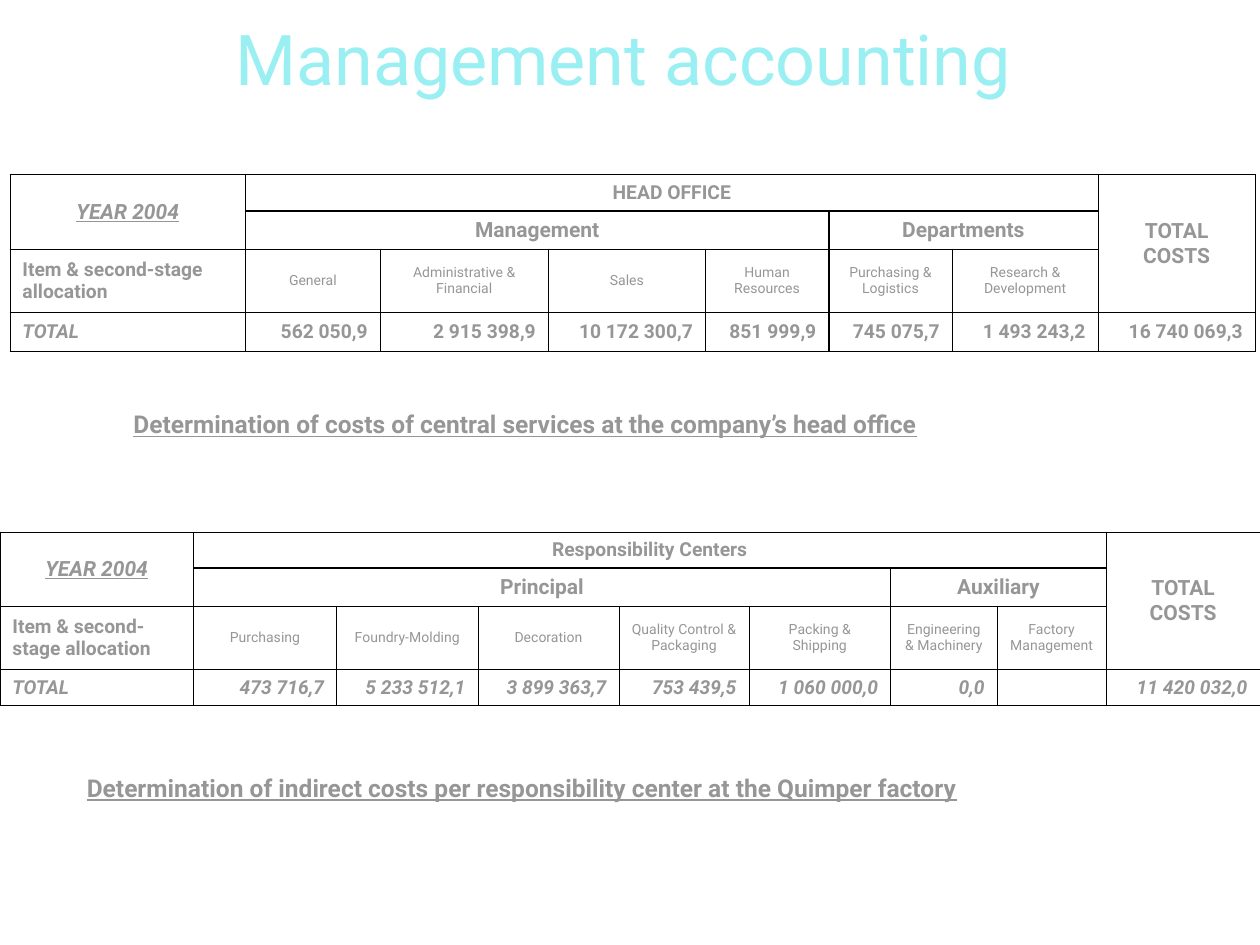
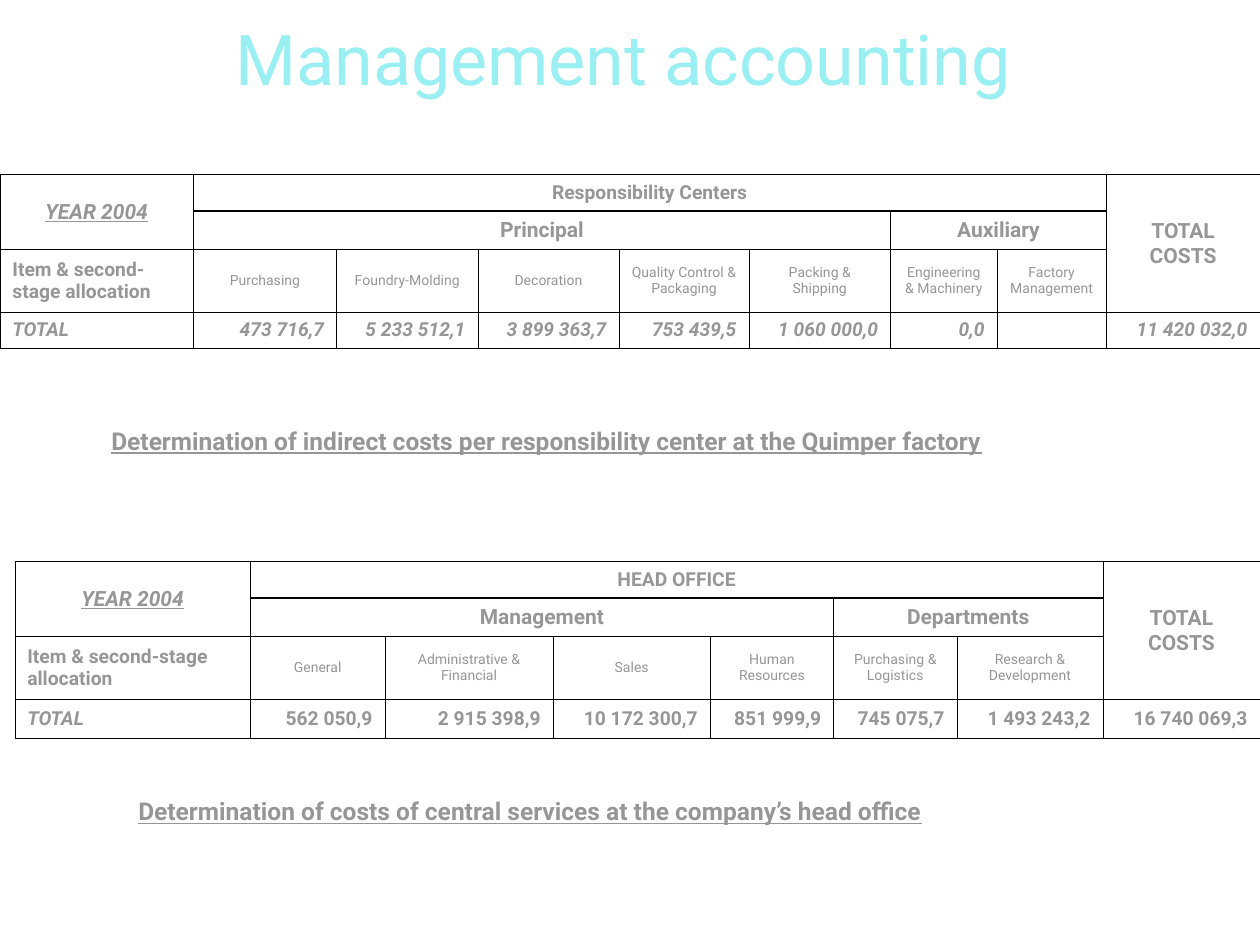
Before and after one commit to pngames/pavillon-noir, a slide deck: slide 4 of .others/tertiaire/tertiaire_finance.ppt (slide 2 before the commit). Drawn at 1260x945 pixels with LibreOffice and Linux fonts; fonts in the diff are those of the drawing; background and template pictures are left out. Boxes give left, top, right and bottom in pixels: in the first picture for what was removed or moved away, otherwise in the second. Text is boxed around its words. In the diff, an @@ line names an element or a change of style, - is before the commit and + after.

```diff
--- a/.others/tertiaire/tertiaire_finance.ppt
+++ b/.others/tertiaire/tertiaire_finance.ppt
@@ table moved from (x1=0, y1=532, x2=1259, y2=701) to (x1=0, y1=175, x2=1259, y2=343) @@
@@ text "Determination of indirect costs per ..." moved from (x1=87, y1=778, x2=956, y2=802) to (x1=111, y1=431, x2=980, y2=455) @@
@@ table moved from (x1=10, y1=175, x2=1257, y2=352) to (x1=15, y1=562, x2=1260, y2=738) @@
@@ text "Determination of costs of central ..." moved from (x1=133, y1=414, x2=916, y2=438) to (x1=138, y1=801, x2=921, y2=825) @@
```
Also in this commit, not shown: 9 other slides changed.
